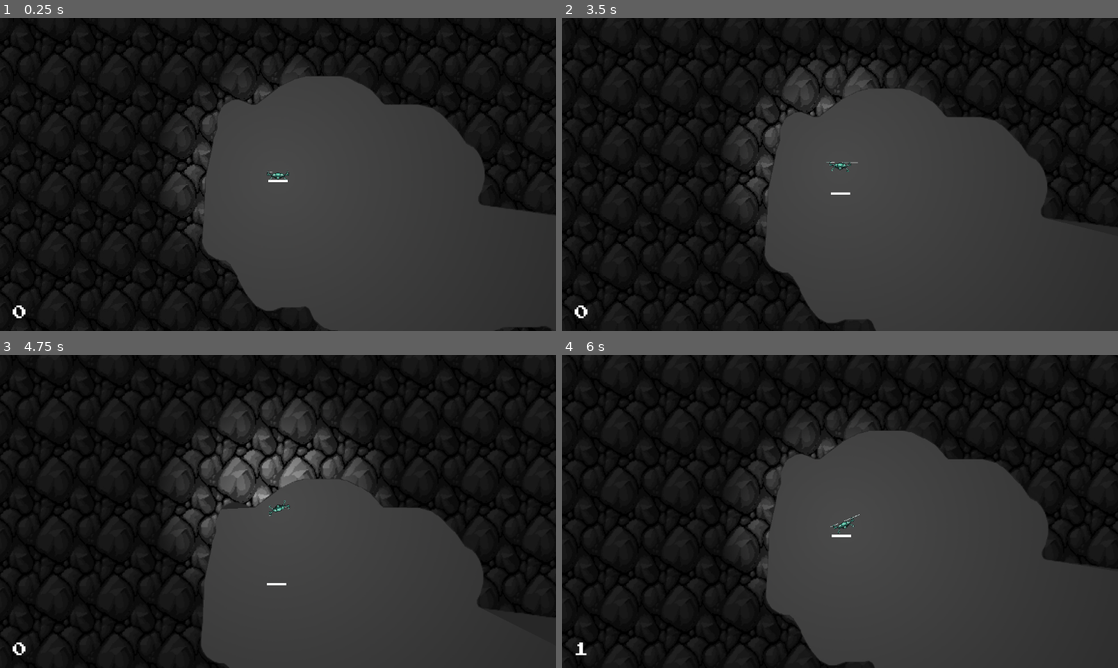
Above: before the commit, frames 1-4 (two rows, left to right).
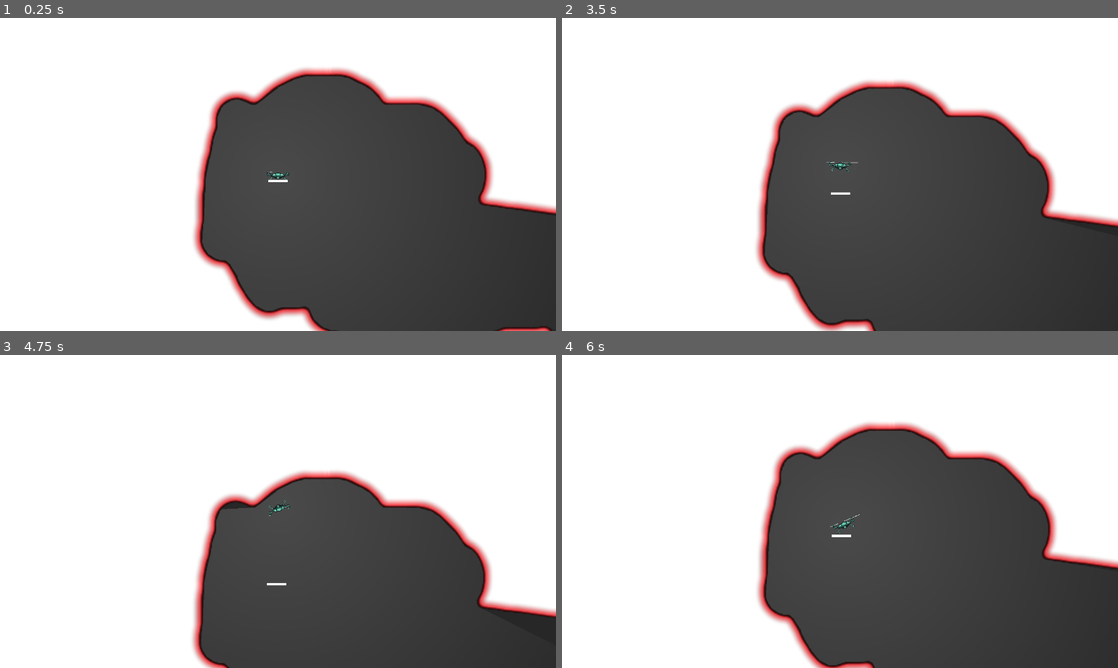
Above: after the commit, the same moments.

Repository: mutualtape/droneroids
Game: Godot game, scene res://game.tscn
Two runs of this game, one before a commit and one after it. Both use one fixed random seed, a clock stepped at 60 frames per second and the inputs below.
Inputs:
- Up to frame 1 (0.25 s): no input
- Up to frame 2 (3.5 s): hold Right (right) 0.53-1.28 s; tap Enter at 1.25 s; hold Down (backward) 1.28-2.03 s; tap Space at 2 s; hold Right (right) 2.03-2.78 s; hold Up (forward) from 2.78 s (still down)
- Up to frame 3 (4.75 s): release Up (forward) at 3.53 s; hold Left (left) from 3.53 s (still down)
- Up to frame 4 (6 s): release Left (left) at 5.03 s; hold Down (backward) 5.03-5.78 s; hold Right (right) from 5.78 s (still down)

The runs differ from the first frame. In frame 1, 61% of the frame differs, in the area x 0-100%, y 0-100%; in frame 2, 62%; in frame 3, 71%; in frame 4, 63%.

Commit message:
fix naming

Diff:
--- a/game.tscn
+++ b/game.tscn
@@ -59,7 +59,7 @@
 grow_horizontal = 2
 grow_vertical = 2
 size_flags_horizontal = 4
-theme_override_font_sizes/font_size = 100
+theme_override_font_sizes/font_size = 65
 text = "example
 message"
 horizontal_alignment = 1
--- a/levels/level_cave_test.tscn
+++ b/levels/level_cave_test.tscn
@@ -1,7 +1,6 @@
-[gd_scene load_steps=5 format=3 uid="uid://boy500gybuoe1"]
+[gd_scene load_steps=4 format=3 uid="uid://boy500gybuoe1"]
 
 [ext_resource type="PackedScene" uid="uid://bjdqefx7f7ctv" path="res://scenes/LevelShape2D.tscn" id="1_vlfau"]
-[ext_resource type="Texture2D" uid="uid://bfoi8gxek0f4b" path="res://graphics/rock.jpeg" id="2_0ebe1"]
 [ext_resource type="Texture2D" uid="uid://dam2rd7rnffkm" path="res://graphics/Level1.png" id="2_roabq"]
 [ext_resource type="PackedScene" uid="uid://cabkiwe44ppql" path="res://scenes/LandingField.tscn" id="3_odmpg"]
 
@@ -9,7 +8,6 @@
 
 [node name="LevelShape" parent="." instance=ExtResource("1_vlfau")]
 position = Vector2(1025, 438)
-tiled_texture = ExtResource("2_0ebe1")
 level_shape = ExtResource("2_roabq")
 
 [node name="StartingField" parent="." instance=ExtResource("3_odmpg")]
Not shown, changed: graphics/Drone.kra
